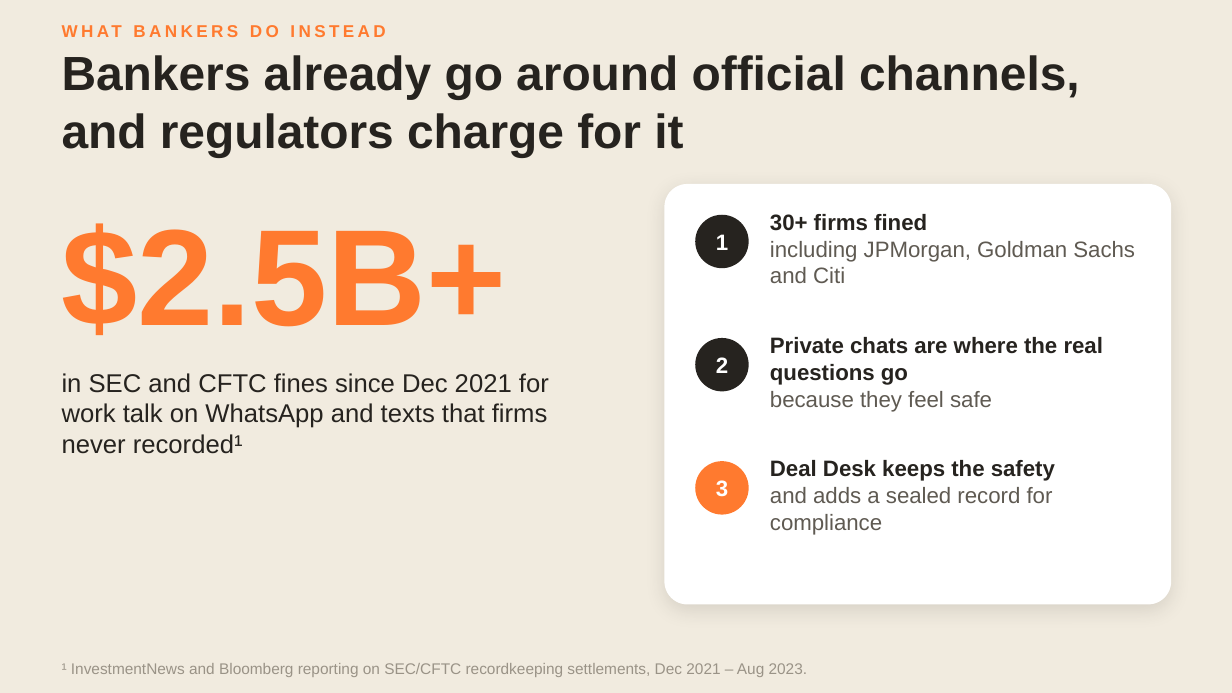
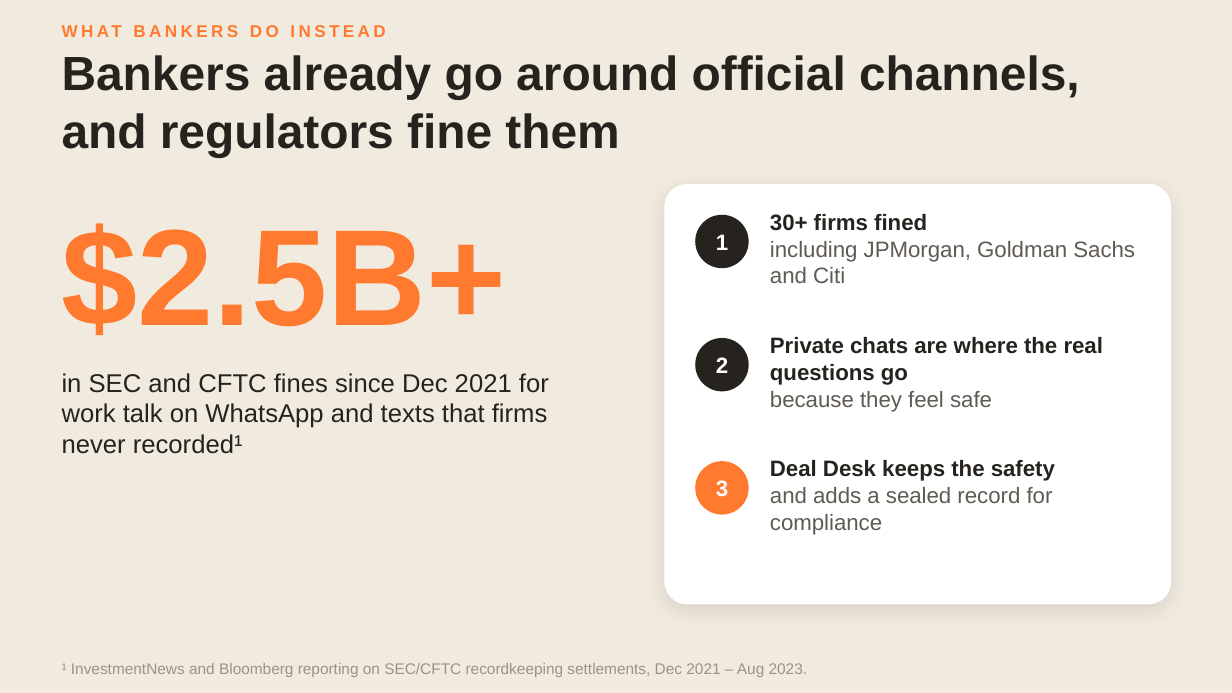
Before and after one commit to philiprmocanu-cell/SanFran44, a slide deck: slide 4 of docs/Deal-Desk.pptx. Drawn at 1232x693 pixels with LibreOffice and Linux fonts; fonts in the diff are those of the drawing. Boxes give left, top, right and bottom in pixels: in the first picture for what was removed or moved away, otherwise in the second. Text is boxed around its words. In the diff, an @@ line names an element or a change of style, - is before the commit and + after.

```diff
--- a/docs/Deal-Desk.pptx
+++ b/docs/Deal-Desk.pptx
@@ text at (62,55,1080,157): text changed @@
-Bankers already go around official channels, and regulators charge for it
+Bankers already go around official channels, and regulators fine them
```
Also in this commit, not shown: 4 other slides changed.
